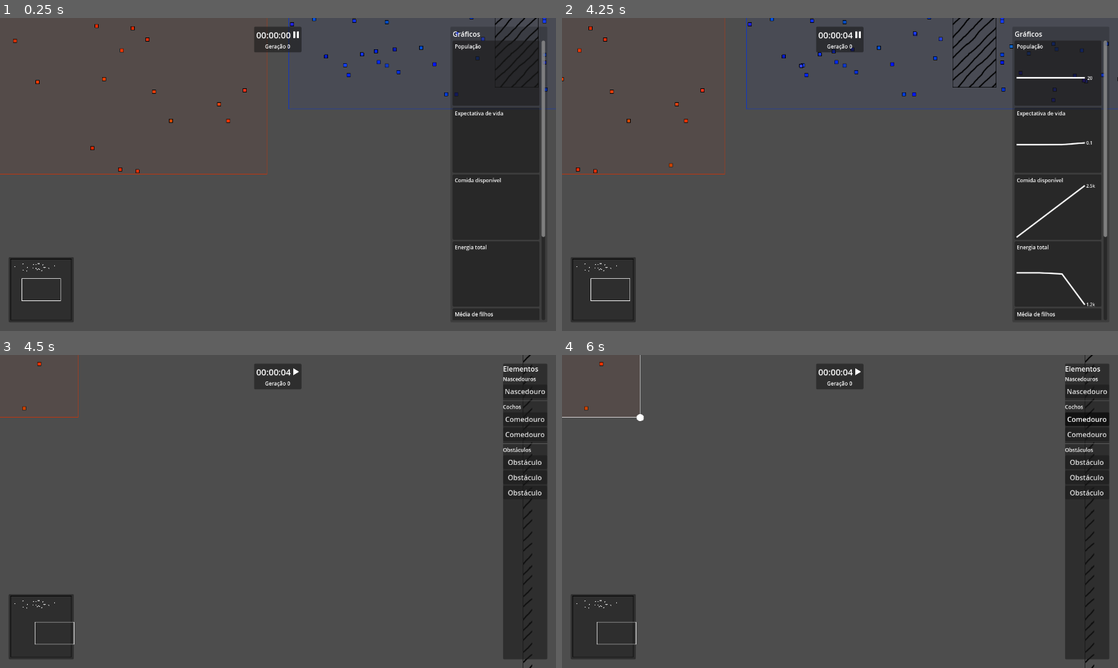
Above: before the commit, frames 1-4 (two rows, left to right).
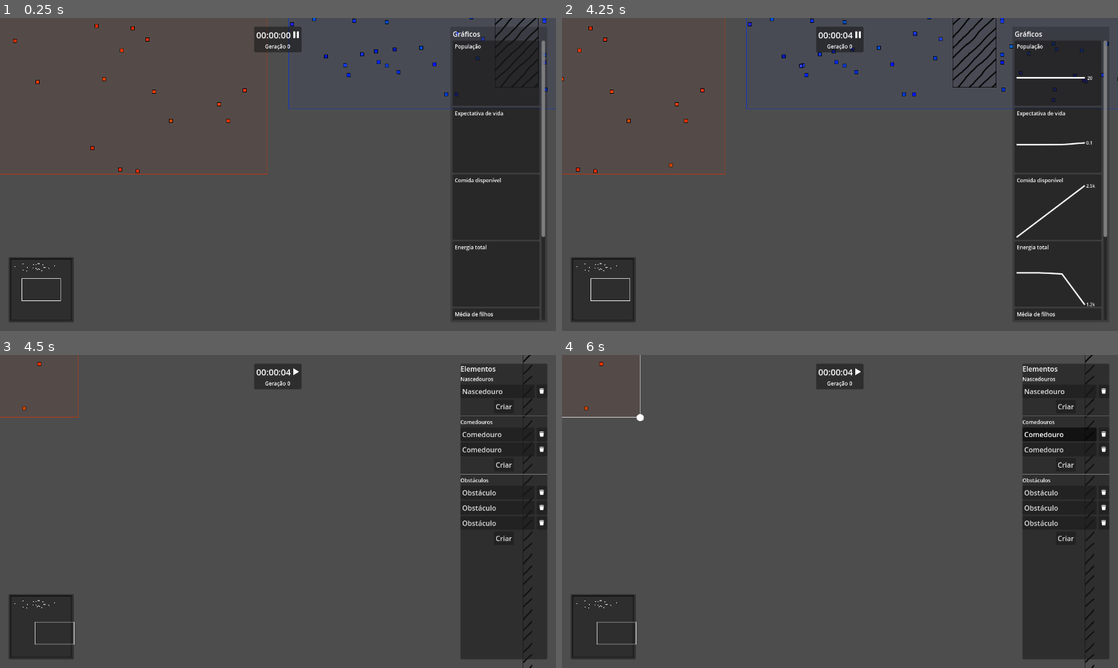
Above: after the commit, the same moments.

Repository: rodrigo-borges/attract-repel
Game: Godot game, scene res://world/world.tscn
The game is run twice, just before and just after one commit, with the same random seed, the same clock (stepped at 60 frames per second) and the same inputs. The project has no main scene, so this scene is started directly.
Inputs (mouse positions are in pixels of both pictures, inside the frame that each line leads up to):
- Up to frame 1 (0.25 s): no input
- Up to frame 2 (4.25 s): tap Enter at 0.5 s; move the mouse to (962, 158) at 0.52 s; press the mouse at (962, 158) at 0.53 s; hold D (right) 0.53-1.28 s; tap Delete (delete, bound only after the commit) at 0.8, 1.35, 2.3, 3.8 s; move the mouse to (728, 190) at 1.27 s; release the mouse at (728, 190) at 1.28 s; hold S (down) 1.28-2.03 s; click (728, 190) at 1.55 s; move the mouse to (895, 105) at 2.02 s; hold D (right) 2.03-2.78 s; hold F (follow) 2.03-2.78 s; move the mouse to (812, 237) at 2.77 s; hold W (up) 2.78-3.53 s; click (812, 237) at 2.85 s; move the mouse to (1006, 221) at 3.52 s; hold A (left) from 3.53 s (still down); hold Middle mouse button (middle_click) from 3.53 s (still down); tap Escape (escape) at 4.15 s
- Up to frame 3 (4.5 s): keep holding A (left); move the mouse to (111, 464) at 4.27 s; release Middle mouse button (middle_click) at 4.28 s; tap Tab (toggle_game_mode) at 4.35 s
- Up to frame 4 (6 s): click (673, 464) at 4.55 s; release A (left) at 5 s; click "Nascedouro" at 5 s; click "Comedouro" at 5.75 s

Frames 1-2 are identical in both runs. In frame 3, 7.7% of the frame differs, in the area x 82-99%, y 2-98%; in frame 4, 7.9%.

Commit message:
Refatora o seletor de elementos do mundo e permite deletá-los

Diff:
--- a/editable_rect/editable_rect.tscn
+++ b/editable_rect/editable_rect.tscn
@@ -5,7 +5,7 @@
 [ext_resource type="Texture2D" uid="uid://ch8ba8elg8pj5" path="res://editable_rect/drag_square.png" id="3_tu8jw"]
 
 [sub_resource type="CircleShape2D" id="CircleShape2D_nh5cw"]
-radius = 8.0
+radius = 16.0
 
 [node name="EditableRect" type="Node2D"]
 script = ExtResource("1_xnyxl")
--- a/project.godot
+++ b/project.godot
@@ -90,6 +90,11 @@
 "events": [Object(InputEventKey,"resource_local_to_scene":false,"resource_name":"","device":-1,"window_id":0,"alt_press …(195 unchanged characters)…
 ]
 }
+delete={
+"deadzone": 0.2,
+"events": [Object(InputEventKey,"resource_local_to_scene":false,"resource_name":"","device":-1,"window_id":0,"alt_pressed":false,"shift_pressed":false,"ctrl_pressed":false,"meta_pressed":false,"pressed":false,"keycode":0,"physical_keycode":4194312,"key_label":0,"unicode":0,"location":0,"echo":false,"script":null)
+]
+}
 
 [layer_names]
 
--- a/world/world.gd
+++ b/world/world.gd
@@ -19,6 +19,7 @@
 @onready var food_spawner_list:Control = find_child("FoodSpawners")
 @onready var obstacle_list:Control = find_child("Obstacles")
 var selected_world_element:Node2D
+var world_element_selector:WorldElementSelector
 var editable_rect:EditableRect
 
 var game_modes:Array[String] = ["sim", "edit"]
@@ -64,24 +65,24 @@
 		spawner.created_creature.connect(spawn_creature)
 		add_child(spawner)
 		creature_spawners.append(spawner)
-		var button:WorldElementButton = create_world_element_button(spawner, c_spawner, "Nascedouro")
-		creature_spawner_list.add_child(button)
+		var selector:WorldElementSelector = create_world_element_selector(spawner, c_spawner, "Nascedouro")
+		creature_spawner_list.add_child(selector)
 
 	for f_spawner in data.food_spawners:
 		var spawner = FoodSpawner.create(f_spawner)
 		spawner.created_food.connect(spawn_food)
 		add_child(spawner)
 		food_spawners.append(spawner)
-		var button:WorldElementButton = create_world_element_button(spawner, f_spawner, "Comedouro")
-		food_spawner_list.add_child(button)
+		var selector:WorldElementSelector = create_world_element_selector(spawner, f_spawner, "Comedouro")
+		food_spawner_list.add_child(selector)
 	call_deferred("spawn_initial_food")
 
 	for obs in data.obstacles:
 		var obstacle = Obstacle.create(obs)
 		add_child(obstacle)
 		obstacles.append(obstacle)
-		var button:WorldElementButton = create_world_element_button(obstacle, obs, "Obstáculo")
-		obstacle_list.add_child(button)
+		var selector:WorldElementSelector = create_world_element_selector(obstacle, obs, "Obstáculo")
+		obstacle_list.add_child(selector)
 
 	create_world_boundary(Vector2.DOWN, data.area.position.y)
 	create_world_boundary(Vector2.UP, -data.area.end.y)
@@ -107,6 +108,8 @@
 	camera.area = data.area
 	camera.set_position(data.area.position + data.area.size/2.)
 	camera.zoom_changed.connect(_on_world_camera_zoom_changed)
+
+	toggle_sim_mode()
 
 func _process(_delta: float) -> void:
 	pass
@@ -131,6 +134,8 @@
 	elif game_mode == "edit":
 		if event.is_action_pressed("escape"):
 			deselect_world_element()
+		if event.is_action_pressed("delete"):
+			delete_current_world_element()
 
 func _draw() -> void:
 	draw_rect(data.area, Color.BLACK, false)
@@ -330,7 +335,7 @@
 		follow_bt.set_pressed_no_signal(false)
 		followed_creature = null
 
-func select_world_element(element:Node2D) -> void:
+func select_world_element(element:Node2D, selector:WorldElementSelector) -> void:
 	if element == selected_world_element:
 		return
 	elif selected_world_element != null:
@@ -345,6 +350,7 @@
 			selected_world_element.update()
 			selected_world_element.set_visible(true))
 		selected_world_element = element
+		world_element_selector = selector
 
 func deselect_world_element() -> void:
 	if selected_world_element != null:
@@ -352,19 +358,33 @@
 			editable_rect.queue_free()
 			editable_rect = null
 		selected_world_element = null
-
-func create_world_element_button(element:Node2D, _data:Resource, text:String) -> WorldElementButton:
-	var button = WorldElementButton.create(_data)
-	button.set_text(text)
-	button.toggled.connect(_on_world_element_button_toggled.bind(element))
-	return button
-
-func _on_world_element_button_toggled(toggled_on:bool, world_element:Node2D) -> void:
+	if world_element_selector != null:
+		world_element_selector.select_button.set_pressed_no_signal(false)
+		world_element_selector = null
+
+func create_world_element_selector(element:Node2D, _data:Resource, text:String) -> WorldElementSelector:
+	var selector = WorldElementSelector.create(_data)
+	selector.text = text
+	selector.toggled.connect(_on_world_element_button_toggled.bind(element, selector))
+	selector.deleted.connect(delete_world_element.bind(element, selector))
+	return selector
+
+func _on_world_element_button_toggled(toggled_on:bool, world_element:Node2D, selector:WorldElementSelector) -> void:
 	if toggled_on:
-		select_world_element(world_element)
+		select_world_element(world_element, selector)
 	else:
 		if selected_world_element == world_element:
 			deselect_world_element()
+
+func delete_world_element(element:Node2D, selector:WorldElementSelector) -> void:
+	if element == selected_world_element:
+		deselect_world_element()
+	element.queue_free()
+	selector.queue_free()
+
+func delete_current_world_element() -> void:
+	if selected_world_element != null:
+		delete_world_element(selected_world_element, world_element_selector)
 
 func _on_world_camera_zoom_changed() -> void:
 	if editable_rect != null:
--- a/world/world.tscn
+++ b/world/world.tscn
@@ -137,6 +137,7 @@
 size_flags_horizontal = 4
 
 [node name="Charts" type="PanelContainer" parent="HUD/MarginContainer"]
+visible = false
 self_modulate = Color(1, 1, 1, 0.501961)
 layout_mode = 2
 size_flags_horizontal = 8
@@ -250,7 +251,7 @@
 layers_below = 3
 
 [node name="WorldElements" type="PanelContainer" parent="HUD/MarginContainer"]
-visible = false
+custom_minimum_size = Vector2(200, 0)
 layout_mode = 2
 size_flags_horizontal = 8
 
@@ -271,36 +272,65 @@
 
 [node name="MarginContainer" type="MarginContainer" parent="HUD/MarginContainer/WorldElements/MarginContainer/VBoxContainer/ScrollContainer"]
 layout_mode = 2
+size_flags_horizontal = 3
+size_flags_vertical = 3
 
 [node name="VBoxContainer" type="VBoxContainer" parent="HUD/MarginContainer/WorldElements/MarginContainer/VBoxContainer/ScrollContainer/MarginContainer"]
 layout_mode = 2
 
-[node name="CreatureSpawners" type="VBoxContainer" parent="HUD/MarginContainer/WorldElements/MarginContainer/VBoxContainer/ScrollContainer/MarginContainer/VBoxContainer"]
-layout_mode = 2
-
-[node name="Label" type="Label" parent="HUD/MarginContainer/WorldElements/MarginContainer/VBoxContainer/ScrollContainer/MarginContainer/VBoxContainer/CreatureSpawners"]
+[node name="VBoxContainer" type="VBoxContainer" parent="HUD/MarginContainer/WorldElements/MarginContainer/VBoxContainer/ScrollContainer/MarginContainer/VBoxContainer"]
+layout_mode = 2
+
+[node name="Label" type="Label" parent="HUD/MarginContainer/WorldElements/MarginContainer/VBoxContainer/ScrollContainer/MarginContainer/VBoxContainer/VBoxContainer"]
 layout_mode = 2
 text = "Nascedouros"
 label_settings = ExtResource("14_dqqhb")
 
+[node name="CreatureSpawners" type="VBoxContainer" parent="HUD/MarginContainer/WorldElements/MarginContainer/VBoxContainer/ScrollContainer/MarginContainer/VBoxContainer/VBoxContainer"]
+layout_mode = 2
+
+[node name="CreateCSpawnerBt" type="Button" parent="HUD/MarginContainer/WorldElements/MarginContainer/VBoxContainer/ScrollContainer/MarginContainer/VBoxContainer/VBoxContainer"]
+layout_mode = 2
+size_flags_horizontal = 4
+focus_mode = 0
+text = "Criar"
+
 [node name="HSeparator" type="HSeparator" parent="HUD/MarginContainer/WorldElements/MarginContainer/VBoxContainer/ScrollContainer/MarginContainer/VBoxContainer"]
 layout_mode = 2
 
-[node name="FoodSpawners" type="VBoxContainer" parent="HUD/MarginContainer/WorldElements/MarginContainer/VBoxContainer/ScrollContainer/MarginContainer/VBoxContainer"]
-layout_mode = 2
-
-[node name="Label" type="Label" parent="HUD/MarginContainer/WorldElements/MarginContainer/VBoxContainer/ScrollContainer/MarginContainer/VBoxContainer/FoodSpawners"]
-layout_mode = 2
-text = "Cochos"
+[node name="VBoxContainer2" type="VBoxContainer" parent="HUD/MarginContainer/WorldElements/MarginContainer/VBoxContainer/ScrollContainer/MarginContainer/VBoxContainer"]
+layout_mode = 2
+
+[node name="Label" type="Label" parent="HUD/MarginContainer/WorldElements/MarginContainer/VBoxContainer/ScrollContainer/MarginContainer/VBoxContainer/VBoxContainer2"]
+layout_mode = 2
+text = "Comedouros"
 label_settings = ExtResource("14_dqqhb")
 
+[node name="FoodSpawners" type="VBoxContainer" parent="HUD/MarginContainer/WorldElements/MarginContainer/VBoxContainer/ScrollContainer/MarginContainer/VBoxContainer/VBoxContainer2"]
+layout_mode = 2
+
+[node name="CreateFSpawnerBt" type="Button" parent="HUD/MarginContainer/WorldElements/MarginContainer/VBoxContainer/ScrollContainer/MarginContainer/VBoxContainer/VBoxContainer2"]
+layout_mode = 2
+size_flags_horizontal = 4
+focus_mode = 0
+text = "Criar"
+
 [node name="HSeparator2" type="HSeparator" parent="HUD/MarginContainer/WorldElements/MarginContainer/VBoxContainer/ScrollContainer/MarginContainer/VBoxContainer"]
 layout_mode = 2
 
-[node name="Obstacles" type="VBoxContainer" parent="HUD/MarginContainer/WorldElements/MarginContainer/VBoxContainer/ScrollContainer/MarginContainer/VBoxContainer"]
-layout_mode = 2
-
-[node name="Label" type="Label" parent="HUD/MarginContainer/WorldElements/MarginContainer/VBoxContainer/ScrollContainer/MarginContainer/VBoxContainer/Obstacles"]
+[node name="VBoxContainer3" type="VBoxContainer" parent="HUD/MarginContainer/WorldElements/MarginContainer/VBoxContainer/ScrollContainer/MarginContainer/VBoxContainer"]
+layout_mode = 2
+
+[node name="Label" type="Label" parent="HUD/MarginContainer/WorldElements/MarginContainer/VBoxContainer/ScrollContainer/MarginContainer/VBoxContainer/VBoxContainer3"]
 layout_mode = 2
 text = "Obstáculos"
 label_settings = ExtResource("14_dqqhb")
+
+[node name="Obstacles" type="VBoxContainer" parent="HUD/MarginContainer/WorldElements/MarginContainer/VBoxContainer/ScrollContainer/MarginContainer/VBoxContainer/VBoxContainer3"]
+layout_mode = 2
+
+[node name="CreateObstableBt" type="Button" parent="HUD/MarginContainer/WorldElements/MarginContainer/VBoxContainer/ScrollContainer/MarginContainer/VBoxContainer/VBoxContainer3"]
+layout_mode = 2
+size_flags_horizontal = 4
+focus_mode = 0
+text = "Criar"
--- a/world_element/world_element_button.gd
+++ /dev/null
@@ -1,11 +0,0 @@
-extends Button
-class_name WorldElementButton
-
-static var scene_path:String = "res://world_element/world_element_button.tscn"
-
-var data:Resource
-
-static func create(_data:Resource) -> WorldElementButton:
-    var button:WorldElementButton = load(scene_path).instantiate()
-    button.data = _data
-    return button
--- a/world_element/world_element_button.tscn
+++ /dev/null
@@ -1,13 +0,0 @@
-[gd_scene load_steps=3 format=3 uid="uid://deogh8hexnat5"]
-
-[ext_resource type="ButtonGroup" uid="uid://d05mux3mkwi3h" path="res://world_element/world_elements_bt_group.tres" id="1_7mhu8"]
-[ext_resource type="Script" uid="uid://cr3fouhglvxxy" path="res://world_element/world_element_button.gd" id="2_1w8nk"]
-
-[node name="WorldElementButton" type="Button"]
-offset_right = 8.0
-offset_bottom = 8.0
-focus_mode = 0
-toggle_mode = true
-button_group = ExtResource("1_7mhu8")
-text = "Cocho"
-script = ExtResource("2_1w8nk")
--- /dev/null
+++ b/world_element/world_element_selector.gd
@@ -0,0 +1,31 @@
+extends Control
+class_name WorldElementSelector
+
+signal toggled(toggled_on:bool)
+signal deleted()
+
+static var scene_path:String = "res://world_element/world_element_selector.tscn"
+
+@export var text:String = "":
+	set(value):
+		text = value
+		update()
+@onready var select_button:Button = find_child("Button")
+@onready var del_button:Button = find_child("Delete")
+
+var data:Resource
+
+
+func _ready() -> void:
+	select_button.toggled.connect(func(toggled_on:bool): toggled.emit(toggled_on))
+	del_button.pressed.connect(func(): deleted.emit())
+	update()
+
+func update() -> void:
+	if select_button != null:
+		select_button.set_text(text)
+
+static func create(_data:Resource) -> WorldElementSelector:
+	var selector:WorldElementSelector = load(scene_path).instantiate()
+	selector.data = _data
+	return selector
--- /dev/null
+++ b/world_element/world_element_selector.tscn
@@ -0,0 +1,27 @@
+[gd_scene load_steps=4 format=3 uid="uid://doh3mvwjdk7r"]
+
+[ext_resource type="Script" uid="uid://440sp7quxjt7" path="res://world_element/world_element_selector.gd" id="1_ah2ru"]
+[ext_resource type="ButtonGroup" uid="uid://d05mux3mkwi3h" path="res://world_element/world_elements_bt_group.tres" id="2_2iffs"]
+[ext_resource type="Texture2D" uid="uid://dxm22tu427obo" path="res://world_element/trash_16px.png" id="3_n0ruh"]
+
+[node name="WorldElementSelector" type="HBoxContainer"]
+offset_right = 102.0
+offset_bottom = 31.0
+script = ExtResource("1_ah2ru")
+
+[node name="Button" type="Button" parent="."]
+layout_mode = 2
+size_flags_horizontal = 3
+focus_mode = 0
+toggle_mode = true
+button_group = ExtResource("2_2iffs")
+text = "Texto"
+alignment = 0
+
+[node name="Delete" type="Button" parent="."]
+custom_minimum_size = Vector2(25, 0)
+layout_mode = 2
+size_flags_horizontal = 8
+focus_mode = 0
+icon = ExtResource("3_n0ruh")
+icon_alignment = 1
Not shown, added: world_element/trash.png.import
Binary file added: world_element/trash_16px.png
Not shown, added: world_element/trash_16px.png.import
Not shown, removed: world_element/world_element_button.gd.uid
Not shown, added: world_element/world_element_selector.gd.uid
Not shown, changed: README.md
